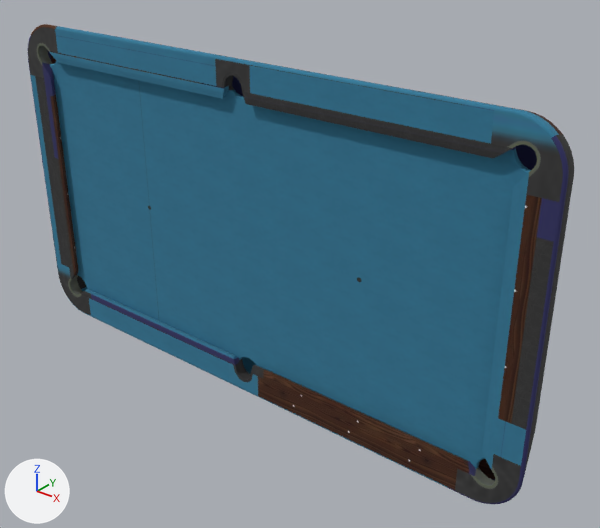
An edit to the OBJ model app/static/models/pooltable.obj, drawn before and after from the same camera.
One viewpoint serves both versions: a 50 mm camera at (2.35, -2.54, 1.54) aimed at (0.2, 0.16, -0.13). Every picture has the same lights, and +X, +Y and +Z are marked at lower left. Where no turn or scale is listed for an object, it has been applied to the vertices.

In view in the first picture: 'pooltable'.
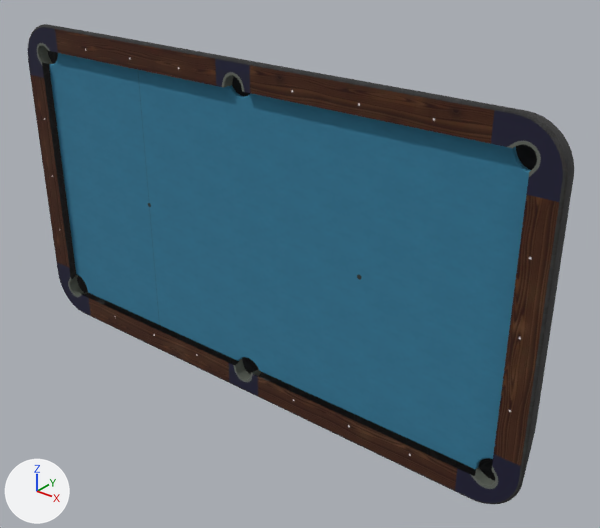
Changed parts and their boxes (x1, y1, x2, y2) in the pictures (600 x 528 px):
part 1 of me_pooltable, cut back
    before: (42, 51, 529, 476)
    after: (49, 64, 529, 469)
part 2 of me_pooltable, surface changed
    both: (28, 24, 571, 504)

The edits, one by one:
me_pooltable is used by ob_pooltable; location (0.0, 0.0, 0.0).
me_pooltable had 1091 vertices, 1988 faces and spanned x -1.45..1.45, y -0.04..0.21, z -0.81..0.81.
me_pooltable no longer uses material mat_material_cushions (picture img_atlas_jpg).
me_pooltable now has 1055 vertices, 1892 faces and spans x -1.45..1.45, y -0.04..0.21, z -0.81..0.81.
Part 1, on me_pooltable:
36 vertices are removed from x -1.3..1.3, y -0.04..0.0, z -0.66..0.66.
156 faces are deleted.
4 vertices move within x -1.32..1.32, y 0.0, z -0.6..0.6.
52 new faces join them, mat_material_slate (picture img_atlas_jpg).
8 new faces join them, mat_material_liners (picture img_atlas_jpg).
me_pooltable part 2: 1212 kept faces spanning x -1.45..1.45, y -0.04..0.21, z -0.81..0.81 get new texture (UV) coordinates.
